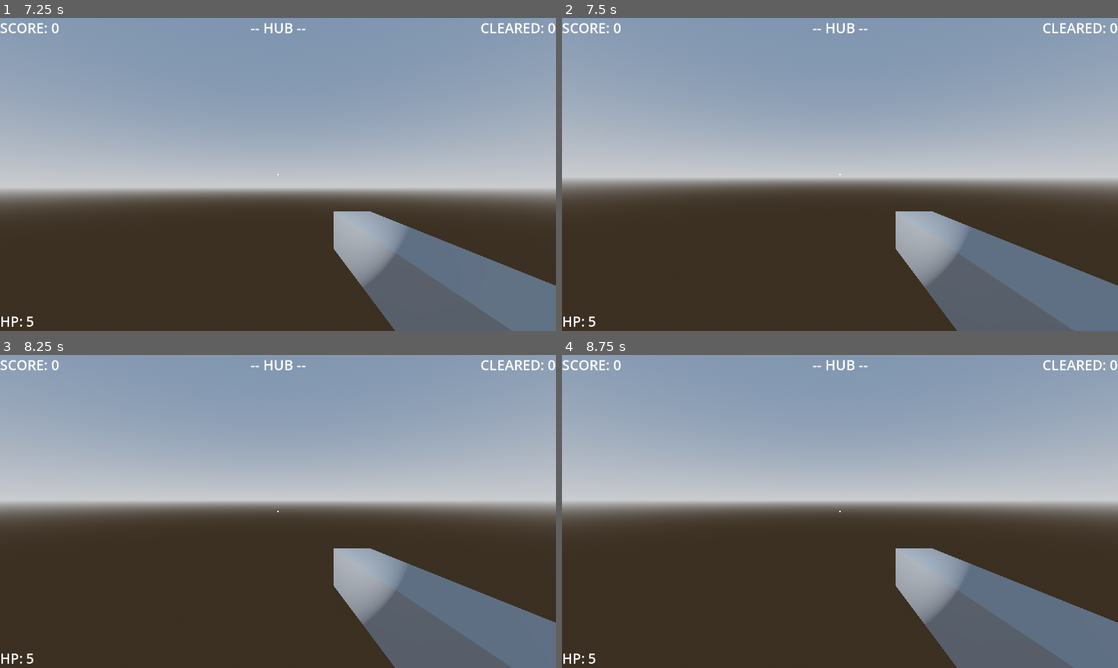
Above: before the commit, frames 1-4 (two rows, left to right).
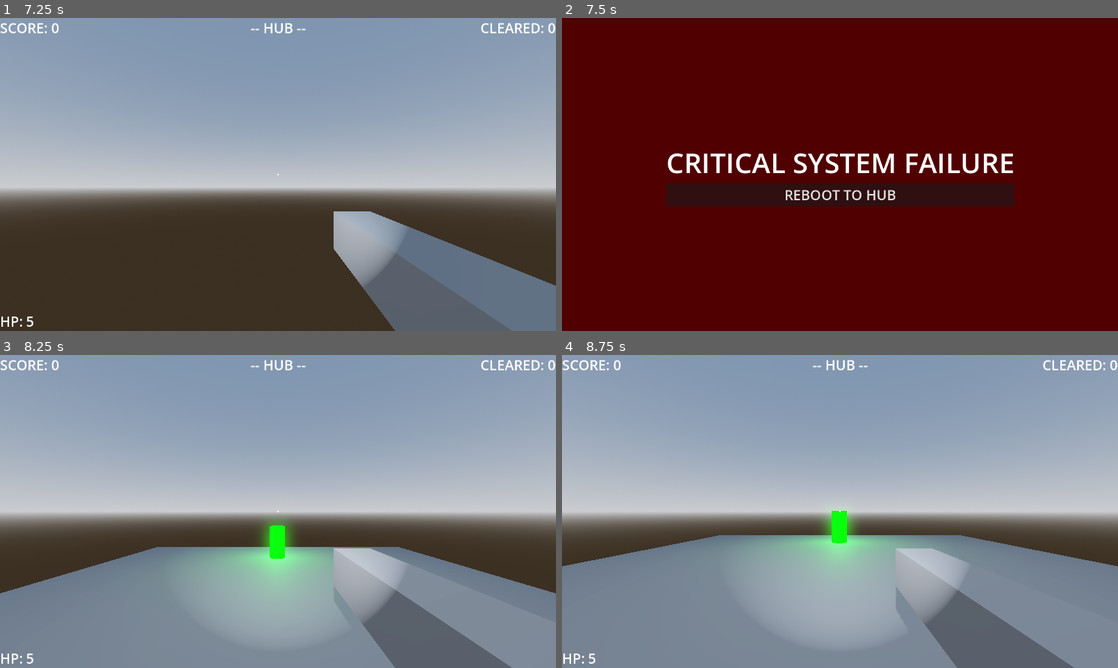
Above: after the commit, the same moments.

Repository: EnderiousGaming/R0-0TRoguelike
Game: Godot game, scene res://scenes/main_menu.tscn
Same seed, same stepped clock (60 frames per second), same inputs: the game is played once before the commit and once after it.
Inputs (mouse positions are in pixels of both pictures, inside the frame that each line leads up to):
- Up to frame 1 (7.25 s): click "Start" at 0.5 s; tap Enter (ui_accept) at 1.25, 1.52, 2.27, 3.77, 4.52, 5.27, 5.75, 6.5, 6.77 s; move the mouse to (272, 180) at 1.27 s; press the mouse at (272, 180) at 1.28 s; hold Up (ui_up) 1.28-3.53 s; move the mouse to (316, 177) at 2.02 s; release the mouse at (316, 177) at 2.03 s; click (316, 177) at 2.1 s; move the mouse to (233, 171) at 2.77 s; press the mouse at (233, 171) at 2.78 s; move the mouse to (283, 174) at 3.52 s; release the mouse at (283, 174) at 3.53 s; hold Left (ui_left) 3.53-4.28 s; click (283, 174) at 3.6 s; move the mouse to (255, 168) at 4.27 s; press the mouse at (255, 168) at 4.28 s; hold Up (ui_up) 4.28-6.53 s; move the mouse to (305, 174) at 5.02 s; release the mouse at (305, 174) at 5.03 s; click (305, 174) at 5.1 s; move the mouse to (250, 174) at 5.77 s; press the mouse at (250, 174) at 5.78 s; move the mouse to (289, 168) at 6.52 s; release the mouse at (289, 168) at 6.53 s; hold Right (ui_right) from 6.53 s (still down); click (289, 168) at 6.6 s
- Up to frame 2 (7.5 s): tap Enter (ui_accept) at 7.25 s; move the mouse to (834, 180) at 7.27 s; release Right (ui_right) at 7.28 s; press the mouse at (834, 180) at 7.28 s; hold Up (ui_up) from 7.28 s (still down)
- Up to frame 3 (8.25 s): tap Enter (ui_accept) at 7.52 s; release Up (ui_up) at 8 s; release the mouse at (272, 517) at 8 s; click (278, 530) at 8 s, where only the run after the commit has a clickable "REBOOT TO HUB"
- Up to frame 4 (8.75 s): no input

Frame 1 is identical in both runs. In frame 2, 100% of the frame differs, in the area x 0-100%, y 0-100%; in frame 3, 38%; in frame 4, 43%.

Commit message:
Added kill plane to Hub level

Diff:
--- a/scenes/hub.tscn
+++ b/scenes/hub.tscn
@@ -3,6 +3,7 @@
 [ext_resource type="PackedScene" uid="uid://bjifcg4kkf0n6" path="res://scenes/player.tscn" id="1_qssp3"]
 [ext_resource type="Script" uid="uid://ca2i1qfb50ghw" path="res://scripts/hub.gd" id="1_w6xti"]
 [ext_resource type="PackedScene" uid="uid://il4prkm7s6oo" path="res://scenes/portal.tscn" id="3_w6xti"]
+[ext_resource type="PackedScene" uid="uid://brf32bxx2jhxk" path="res://scenes/kill_plane.tscn" id="4_7wvbm"]
 
 [sub_resource type="ProceduralSkyMaterial" id="ProceduralSkyMaterial_d1od2"]
 sky_horizon_color = Color(0.66224277, 0.6717428, 0.6867428, 1)
@@ -37,3 +38,6 @@
 
 [node name="Portal" parent="." unique_id=1907718005 instance=ExtResource("3_w6xti")]
 transform = Transform3D(1, 0, 0, 0, 1, 0, 0, 0, 1, -0.035, 1.5, -6.29097)
+
+[node name="KillPlane" parent="." unique_id=1321934473 instance=ExtResource("4_7wvbm")]
+transform = Transform3D(1, 0, 0, 0, 1, 0, 0, 0, 1, 0, -10, 0)
